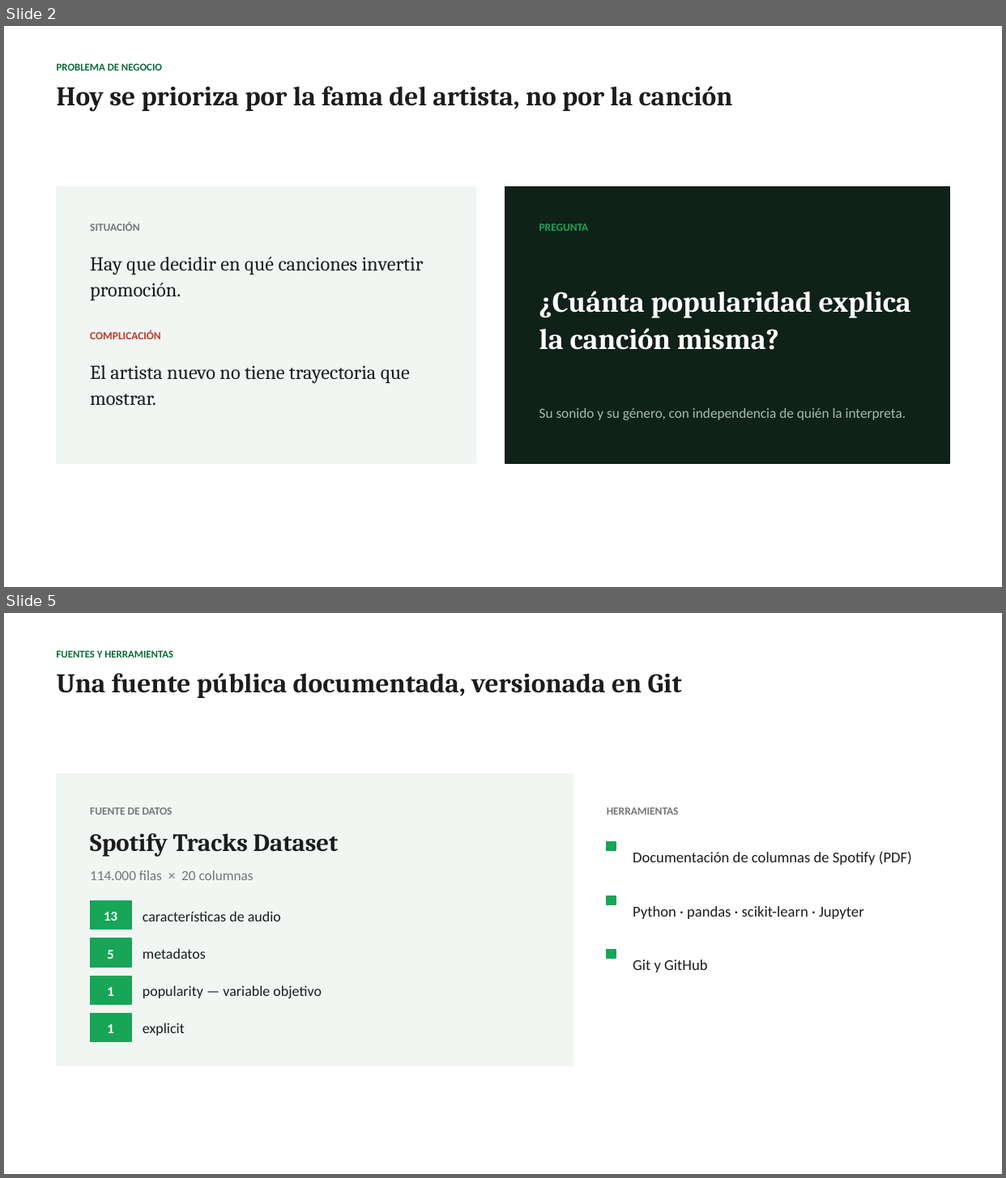
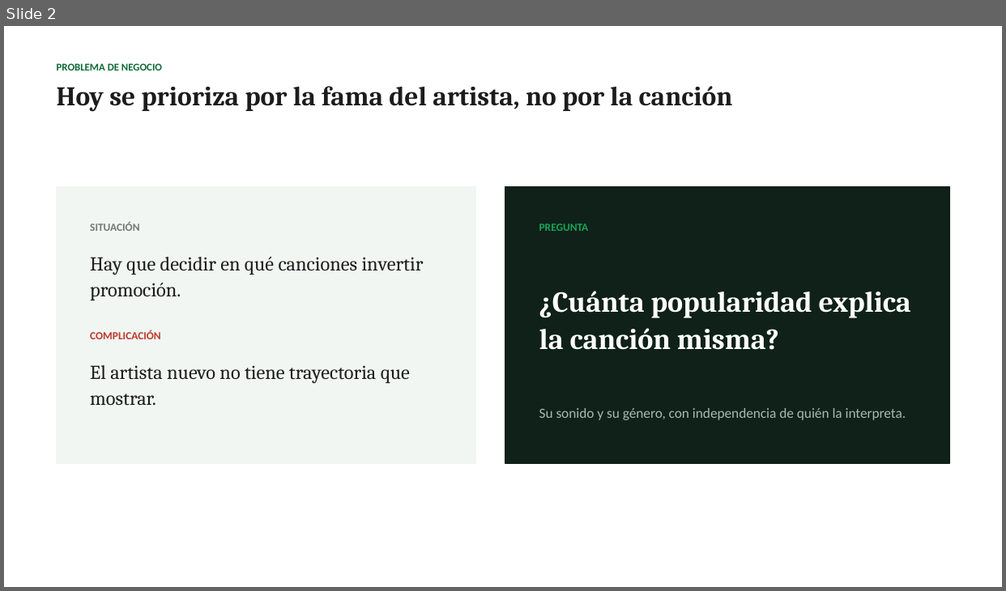
Before and after one commit to Felipe-Ahumada/Spotify-Tracks-Dataset, a slide deck: docs/EP1_Spotify_Presentacion_1.pptx. Shown one above the other, each under a label of ours: slides 2 and 5 before the commit, slide 2 after it; the slides between them are not shown. The pictures are 1006x1178 and 1006x591 pixels, drawn with LibreOffice and Linux fonts; fonts in the diff are those of the drawing. Boxes give left, top, right and bottom in pixels: in the first picture for what was removed or moved away, otherwise in the second. Text is boxed around its words. In the diff, an @@ line names an element or a change of style, - is before the commit and + after.

```diff
--- a/docs/EP1_Spotify_Presentacion_1.pptx
+++ b/docs/EP1_Spotify_Presentacion_1.pptx
@@ slide 5 removed at [4,613,1002,1174], background #FFFFFF @@
@@ text removed at [57,650,173,658] @@
-FUENTES Y HERRAMIENTAS
@@ text removed at [57,673,682,698] @@
-Una fuente pública documentada, versionada en Git
@@ rectangle removed at [57,774,573,1066] @@
@@ text removed at [90,807,172,815] @@
-FUENTE DE DATOS
@@ text removed at [607,807,679,815] @@
-HERRAMIENTAS
@@ text removed at [90,833,339,857] @@
-Spotify Tracks Dataset
@@ rectangle removed at [607,842,616,851] @@
@@ text removed at [633,851,912,865] @@
-Documentación de columnas de Spotify (PDF)
@@ text removed at [90,871,253,880] @@
-114.000 filas × 20 columnas
@@ rectangle removed at [90,901,131,930] @@
@@ rectangle removed at [607,896,616,905] @@
@@ text removed at [104,912,117,921] @@
-13
@@ text removed at [143,911,281,922] @@
-características de audio
@@ text removed at [633,906,864,919] @@
-Python · pandas · scikit-learn · Jupyter
@@ rectangle removed at [90,939,131,967] @@
@@ text removed at [107,950,113,959] @@
-5
@@ text removed at [143,948,206,959] @@
-metadatos
@@ rectangle removed at [607,950,616,959] @@
@@ rectangle removed at [90,976,131,1004] @@
@@ text removed at [633,960,707,973] @@
-Git y GitHub
@@ text removed at [107,987,113,996] @@
-1
@@ text removed at [143,986,322,999] @@
-popularity — variable objetivo
@@ rectangle removed at [90,1013,131,1042] @@
@@ text removed at [107,1024,113,1033] @@
-1
@@ text removed at [143,1023,185,1036] @@
-explicit
```
Also in this commit, not shown: 5 slides changed, 5 slides added, 10 other slides removed, 7 other files.
